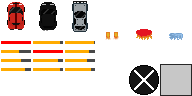
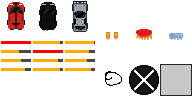
The second 192×96 image is a revision of the first. Changes to its layers:
painted on "sprite_sheet.png" over [105, 71, 122, 86]
